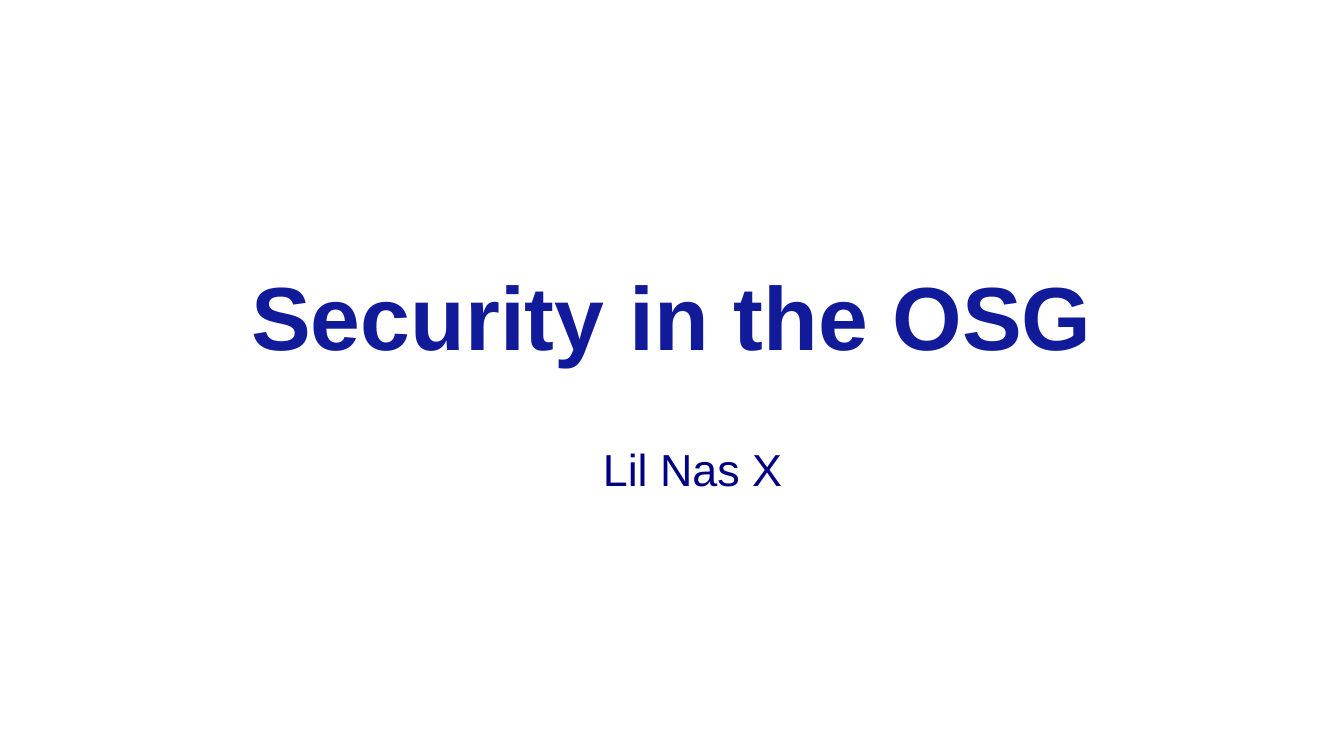
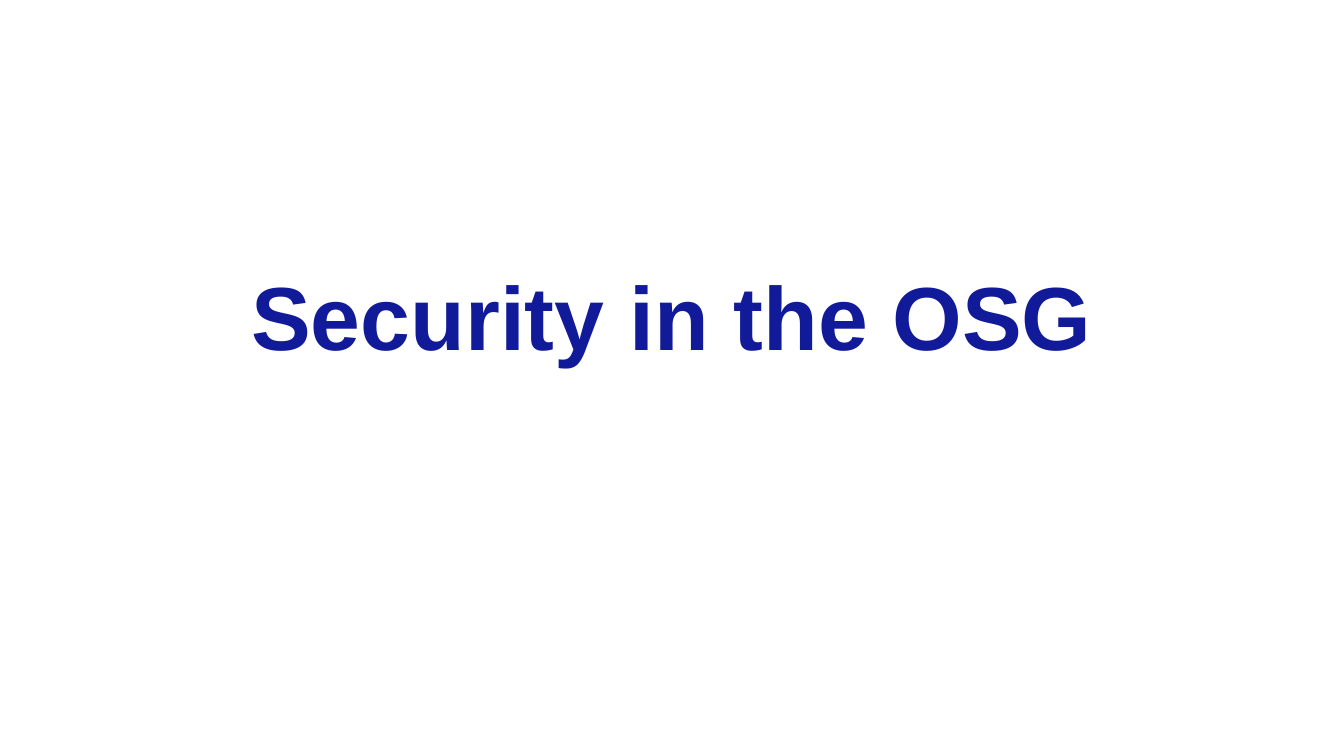
Before and after one commit to opensciencegrid/user-school-2019, a slide deck: slide 1 of docs/materials/day2/files/osgus19-day2-part2-security.pptx. Drawn at 1344x756 pixels with LibreOffice and Linux fonts; fonts in the diff are those of the drawing; background and template pictures are left out. Boxes give left, top, right and bottom in pixels: in the first picture for what was removed or moved away, otherwise in the second. Text is boxed around its words. In the diff, an @@ line names an element or a change of style, - is before the commit and + after.

Commit message:
Update security slides

```diff
--- a/docs/materials/day2/files/osgus19-day2-part2-security.pptx
+++ b/docs/materials/day2/files/osgus19-day2-part2-security.pptx
@@ subtitle removed at [603, 453, 782, 487] @@
-Lil Nas X
```
Also in this commit, not shown: 4 other slides changed, 1 other file.
